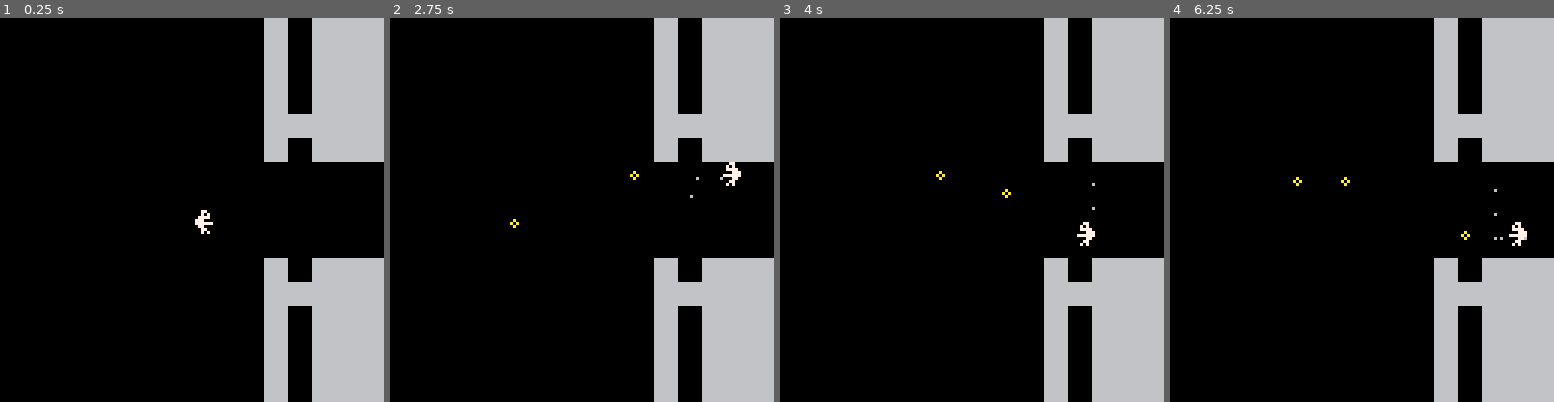
Above: before the commit, frames 1-4 (left to right).
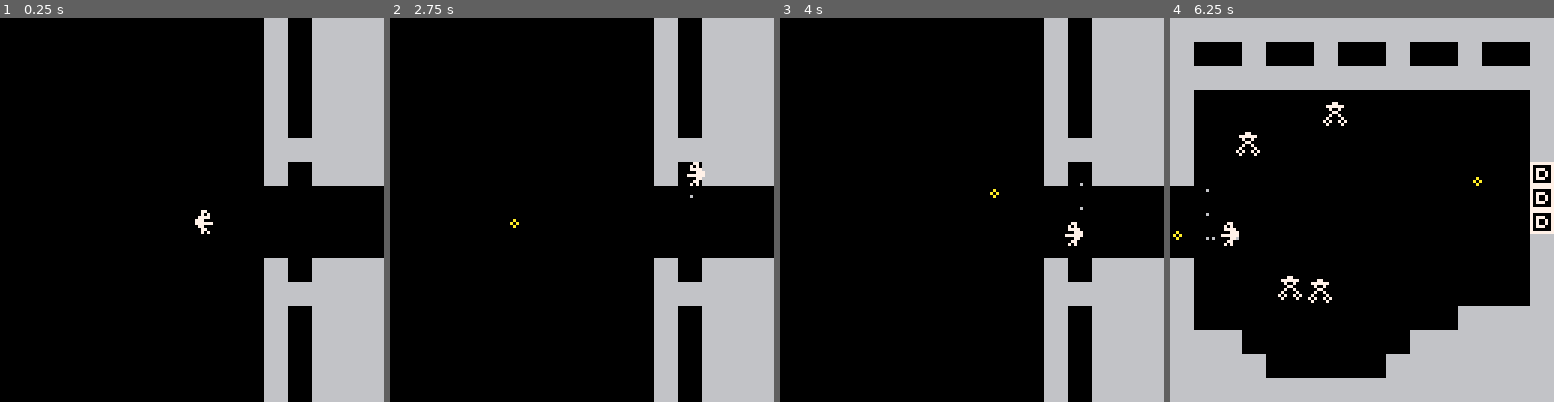
Above: after the commit, the same moments.

Repository: alxgnon/pico-8
Game: PICO-8 cartridge naut.p8
The game is run twice, just before and just after one commit, with the same random seed, the same clock (stepped at 60 frames per second) and the same inputs.
Inputs:
- Up to frame 1 (0.25 s): no input
- Up to frame 2 (2.75 s): tap X (X key) at 0.33, 1.07, 1.85 s; tap O (Z key) at 0.7, 1.7, 2.1, 2.5 s; hold Right 1.6-2.1 s; hold Up 2.15-2.42 s; hold Right from 2.47 s (still down)
- Up to frame 3 (4 s): tap O (Z key) at 2.9, 3.3, 3.7 s; tap X (X key) at 2.97 s; release Right at 3.03 s; hold Left 3.08-3.58 s; hold Down 3.63-3.97 s
- Up to frame 4 (6.25 s): hold Right 4.02-4.68 s; tap X (X key) at 4.08, 5.2 s; tap O (Z key) every 0.4 s from 4.1 to 6.1 s; hold Up 4.73-5.03 s; hold Left 5.08-5.68 s; hold Down 5.73-6.03 s; hold Right from 6.08 s (still down)

The runs differ from the first frame. In frame 1, 2.3% of the frame differs, in the area x 68-100%, y 25-44%; in frame 2, 2.5%; in frame 3, 2.7%; in frame 4, 34%, in the area x 0-100%, y 0-100%.

Commit message:
kill enemies on unlock

Diff:
--- a/naut.p8
+++ b/naut.p8
@@ -81,9 +81,12 @@
 	if #game.actors < 1 then
 		for i=gx, gx+15 do
 			for j=gy, gy+15 do
-				if mget(i, j) == 002 then
+				local tile = mget(i, j)
+				if tile == 002 then
 					mset(i, j, 000)
 					add(jeu.sparks,explo(i*8,j*8))
+				elseif fget(tile, 0) then
+					mset(i, j, 000)
 				end
 			end
 		end
@@ -676,13 +679,13 @@
 0300000000000000000000010001010101000001000001000001000001000001010000010000010000010000010000010100000000000000000000000000000101000000000000000000000000000001010000000000000000000000000000010100000000000000000000000000000101000000000000000000000000000001
 0300000000000000000000010001010101010101010101010101010101010101010101010101010101010101010101010100000000000000000000000000000101000000000000000000000000000001010000000000000000000000000000010100000000000000000000000000000101000001000000000000000000000001
 0300000000000000000000010001010101000000000000000000000000000001010000000000000000000000000000010100000000000000000000000000000101000000000000000000000000000001010000000000000000000000000000010100000000000000000000000000000101000001010000000000000101000001
-0300000000000000000000010101010101000000000000000000430000000001010000000000000000000000000000010100000000000000000000000000000101000000000000000000000000000001010000000000000000000000000000010100000000000000000000000000000101000000010101000000010100000001
-0300000000000000000000010001010101000000000000000000004300000001010000000000000000000000000000010100000000000000000000000000000101000000000000000000000000000001010000000000000000000000000000010100000000000000000000000000000101000000000001000001010000000001
-0300000000000000000000000000000000000000000000000000000000000001010000000000000000000000000000010100000000000000000000000000000101000000000000000000000000000001010000000000000000000000000000010100000000000000000000000000000101000000000000000000000000000001
+0300000000000000000000010001010101000000000000000043000000000001010000000000000000000000000000010100000000000000000000000000000101000000000000000000000000000001010000000000000000000000000000010100000000000000000000000000000101000000010101000000010100000001
+0300000000000000000000010101010101000000000000000000004300000001010000000000000000000000000000010100000000000000000000000000000101000000000000000000000000000001010000000000000000000000000000010100000000000000000000000000000101000000000001000001010000000001
+0300000000000000000000010001010101000000000000000000000000000002000000000000000000000000000000010100000000000000000000000000000101000000000000000000000000000001010000000000000000000000000000010100000000000000000000000000000101000000000000000000000000000001
 0300000000000000000000000000000000000000000000000000000000000002000000000000000000000000000000020000000000000000000000000000000101000000000000000000000000000001010000000000000000000000000000010100000000000000000000000000000101000001010100000000000101000001
 0300000000000000000000000000000000000000000000000000000000000002000000000000000000000000000000020000000000000000000000000000000101000000000000000000000000000000000000000000000000000000000000010100000000000000000000000000000101000000000100000000010100000001
-0300000000000000000000000000000000000000000000000000004300000002000000000000000000000000000000020000000000000000000000000000000101000000000000000000000000000000000000000000000000000000000000010100000000000000000000000000000101000000000000000000000000000001
-0300000000000000000000010001010101000000000000000000430000000001010000000000000000000000000000010100000000000000000000000000000101000000000000000000000000000000000000000000000000000000000000010100000000000000000000000000000101000101000000000000000000000001
+0300000000000000000000000000000000000000000000000000004300000001010000000000000000000000000000020000000000000000000000000000000101000000000000000000000000000000000000000000000000000000000000010100000000000000000000000000000101000000000000000000000000000001
+0300000000000000000000010001010101000000000000000043000000000001010000000000000000000000000000010100000000000000000000000000000101000000000000000000000000000000000000000000000000000000000000010100000000000000000000000000000101000101000000000000000000000001
 0300000000000000000000010101010101000000000000000000000000000001010000000000000000000000000000010100000000000000000000000000000101000000000000000000000000000001010000000000000000000000000000010100000000000000000000000000000101000101010000000000000000000001
 0300000000000000000000010001010101000000000000000000000001010101010000000000000000000000000000010100000000000000000000000000000101000000000000000000000000000001010000000000000000000000000000010100000000000000000000000000000101000000000101010101010100000001
 0300000000000000000000010001010101010100000000000000010101010101010000000000000000000000000000010100000000000000000000000000000101000000000000000000000000000001010000000000000000000000000000010100000000000000000000000000000101000000000000000000000000000001
